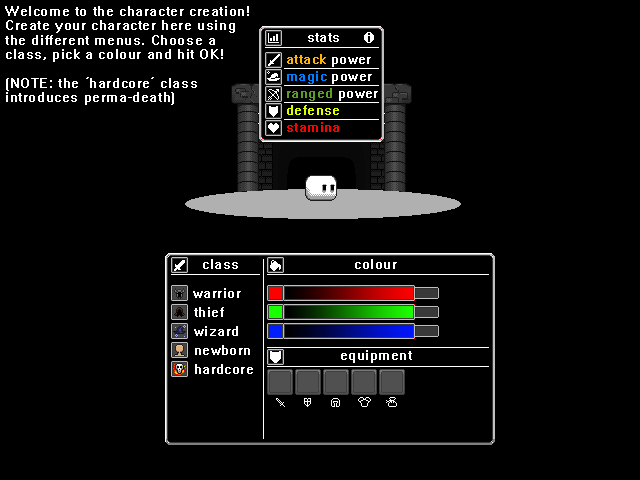
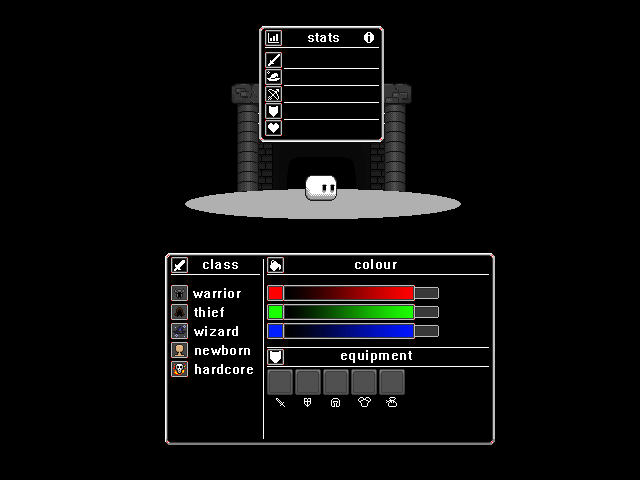
Layered file, before and after one edit (640 x 480). Changes by layer:
renamed "tooltip" to "Layer 10", hid it, painted on it over [5, 6, 378, 132]
